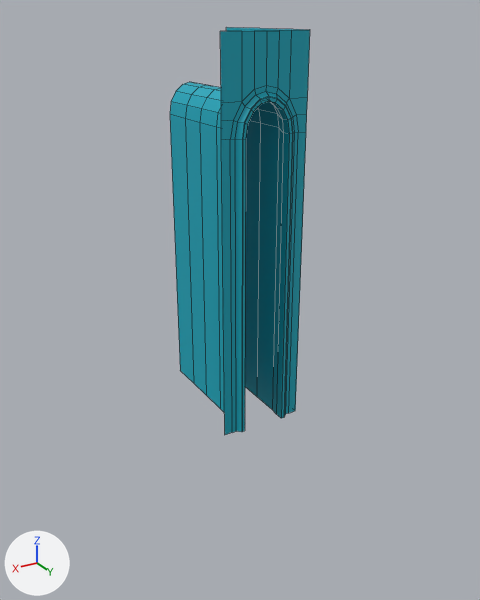
The FBX model New Unity Project/Assets/3D Assets/Arch_modul_end_cap.fbx as it was, and as the next commit left it.
One viewpoint serves both versions: a 50 mm lens placed at (0.0243, 0.0425, 0.0153), pointed at (-0.0011, 0.0002, -0.0059). Every picture has the same lights, and +X, +Y and +Z are marked at lower left. Mesh edges are drawn as thin lines. Where no turn or scale is listed for an object, it has been applied to the vertices. Vertices at the same position are counted once.

In view in the first picture: 'Arch_Modul_end_cap'.
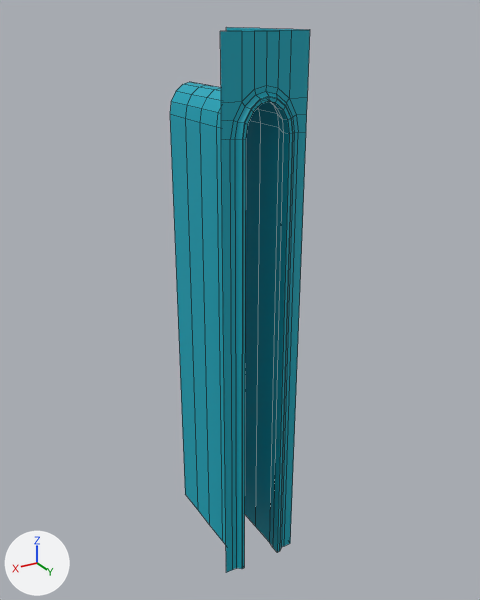
The newer file is also turned or shifted as a whole; pictures and numbers use the older file's frame.

Boxes [x1, y1, x2, y2] around the edits, measured in the pictures (480 x 600 px; the box of a moved part takes in the faces that stretch with it):
'Arch_Modul_end_cap', reshaped (34% taller)
    before: [170, 27, 310, 435]
    after: [170, 27, 310, 573]
part 1 of me_mesh, moved or reshaped
    before: [180, 205, 300, 435]
    after: [180, 205, 300, 573]

What changed in the scene script:
```text
Change me_mesh:
    where me_mesh.from_pydata(...)  # 141 vertices, 116 faces; spans x -0.0033..0.0033, y -0.0056..0.0056, z -0.0143..0.0143
    used by ob_arch_modul_end_cap; location = (0.0, 0.0, 0.0)
    me_mesh part 1: all 25 vertices in x -0.0033..0.0033, y -0.0056..0.0056, z -0.0143 are moved by (0.0, 0.0, -0.0139)
```
